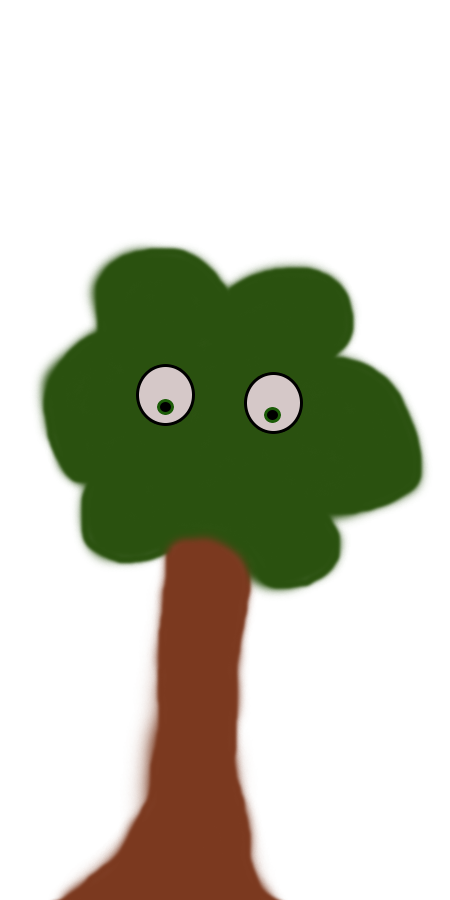
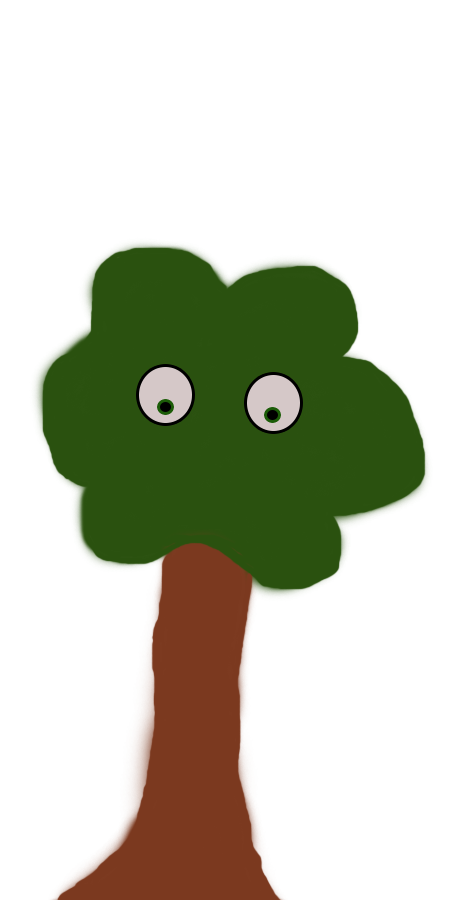
Layers edited between the first and the second (450, 900) image:
painted on "Calque 1" over (x1=42, y1=247, x2=426, y2=900)
